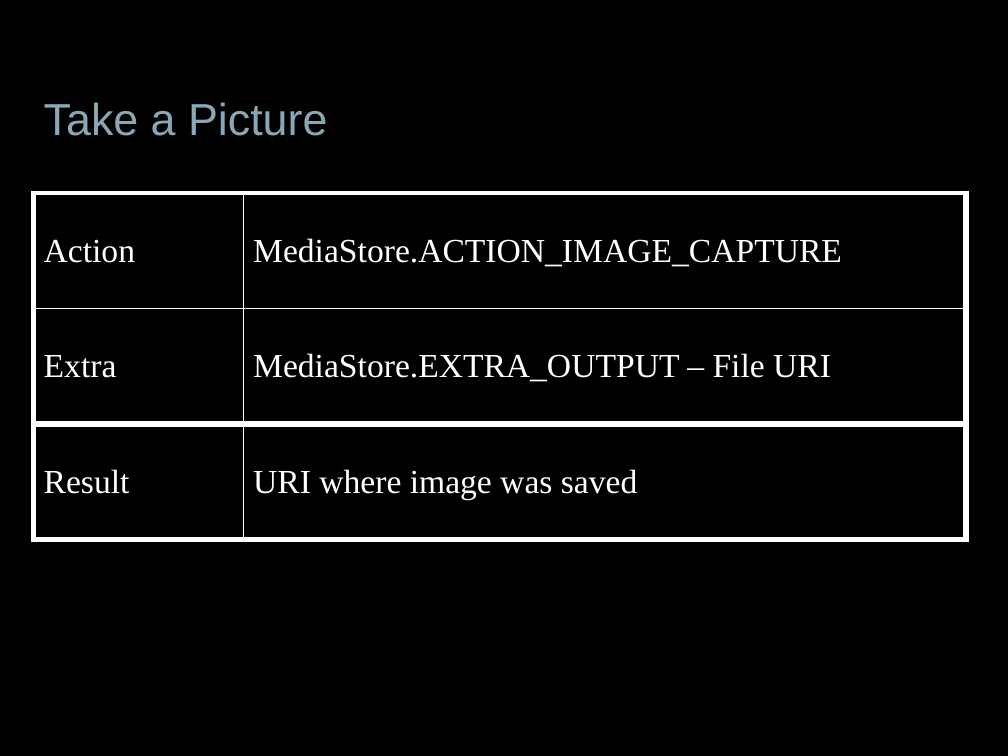
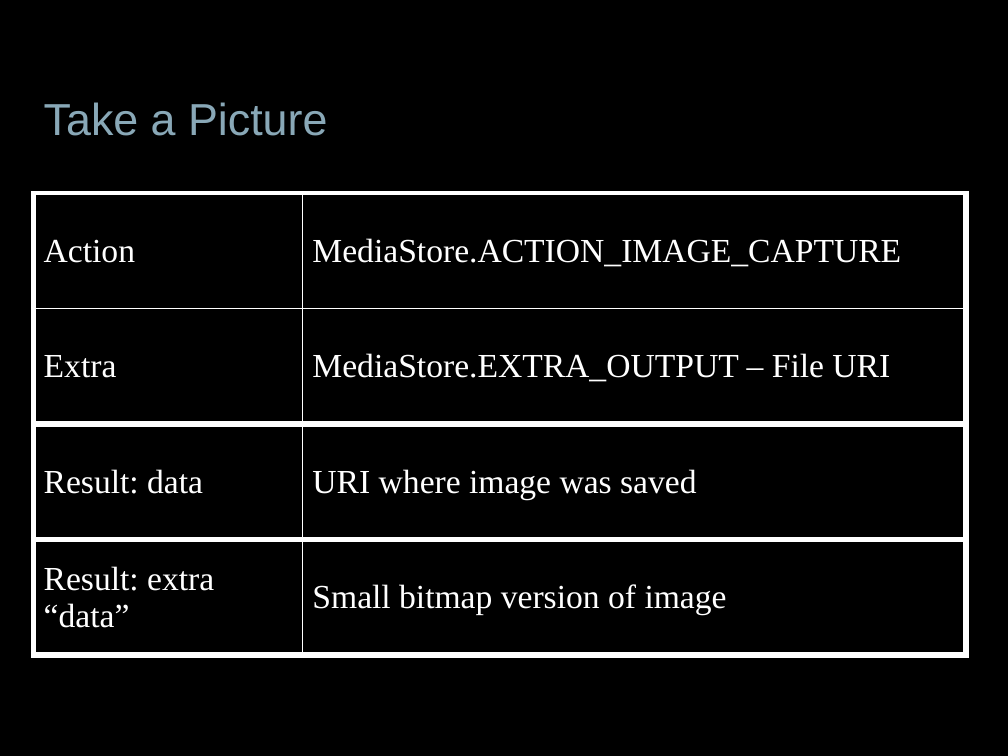
Before and after one commit to jessitron/Tronsmit, a slide deck: slide 27 of presentations/DevTeach-Intents.pptx (slide 19 before the commit). Drawn at 1008x756 pixels with LibreOffice and Linux fonts; fonts in the diff are those of the drawing; background and template pictures are left out. Boxes give left, top, right and bottom in pixels: in the first picture for what was removed or moved away, otherwise in the second. Text is boxed around its words. In the diff, an @@ line names an element or a change of style, - is before the commit and + after.

```diff
--- a/presentations/DevTeach-Intents.pptx
+++ b/presentations/DevTeach-Intents.pptx
@@ table at [33, 194, 966, 655] @@
-row 3: Result | URI where image was saved
+row 3: Result: data | URI where image was saved
+row 4: Result: extra “data” | Small bitmap version of image
```
Also in this commit, not shown: 12 other slides changed, 13 slides added, 1 slide removed, 3 other files.
